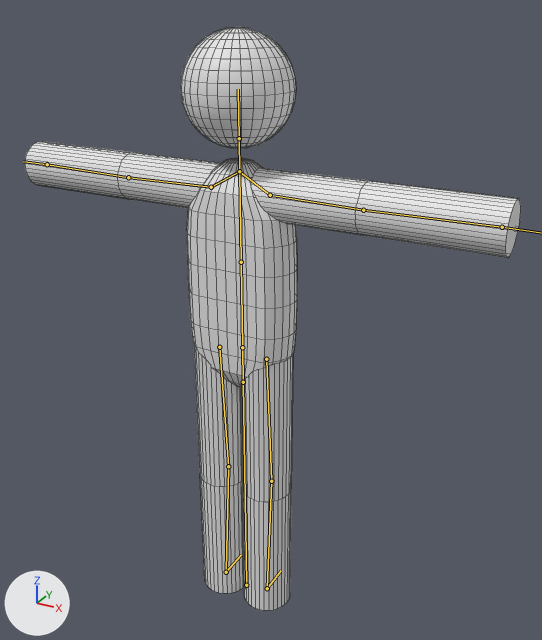
Before and after pictures for a commit that changed the Blender file Content/Resources/Character01-6.blend.
Both versions are drawn from a camera (50 mm lens) standing at (56.8, -93.7, 102.3) and looking at (-2.2, 13.4, 48.7). Arrows for +X, +Y and +Z are at lower left; the lights stay in place. The bones that bend it are drawn over the model as lines. Mesh edges are drawn as thin lines.

Names of what the first picture shows: 'vg.body'.
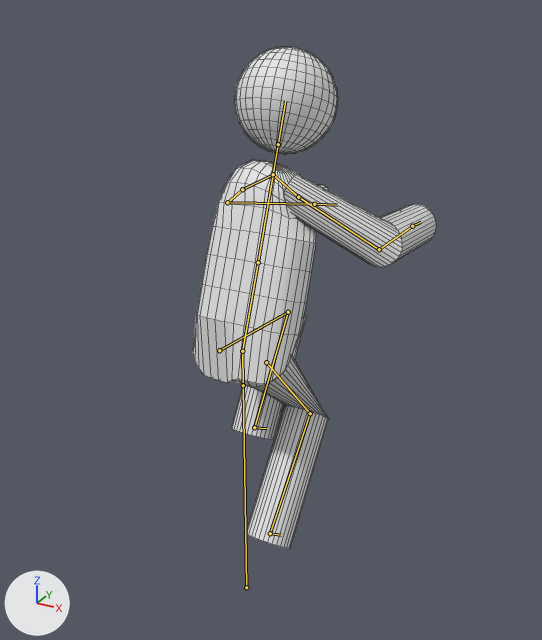
The newer file adds an action. The first version stands in its rest pose; the second is drawn at frame 10 of the action 'jump'.

The change in detail:
Bone 'root' (bone_root) moves from (0.0, 0.0, 0.0) to (0.0, -0.6, 0.0).
Bone 'thigh_r' (bone_thigh_r) turns from (0, 0, 0) to (-39, 0, 0) degrees about its own x, y and z.
Bone 'calf_r' (bone_calf_r) turns from (0, 0, 0) to (77, 0, 0) degrees about its own x, y and z.
Bone 'thigh_l' (bone_thigh_l) turns from (0, 0, 0) to (-81, 0, 0) degrees about its own x, y and z.
Bone 'calf_l' (bone_calf_l) turns from (0, 0, 0) to (112, 0, 0) degrees about its own x, y and z.
Bone 'spine01' (bone_spine01) turns from (0, 0, 0) to (-21, 0, 0) degrees about its own x, y and z.
Bone 'upperarm_r' (bone_upperarm_r) turns from (0, 0, 0) to (-39, 50, -57) degrees about its own x, y and z.
Bone 'lowerarm_r' (bone_lowerarm_r) turns from (0, 0, 0) to (-45, -13, -56) degrees about its own x, y and z.
Bone 'upperarm_l' (bone_upperarm_l) turns from (0, 0, 0) to (-55, 5, 3) degrees about its own x, y and z.
Bone 'lowerarm_l' (bone_lowerarm_l) turns from (0, 0, 0) to (-72, -17, 13) degrees about its own x, y and z.

Location of each change, [x1, y1, x2, y2] in pixels of the pictures (542 x 640 px):
'vg.body', posed (51% narrower, 14% shorter): before [25, 27, 521, 611]; after [192, 47, 436, 548]
bone 'root', root to tip: before (246, 585) to (243, 382); after (246, 587) to (243, 385)
bone 'thigh_r', root to tip: before (266, 359) to (271, 481); after (266, 362) to (310, 413)
bone 'calf_r', root to tip: before (271, 481) to (267, 588); after (310, 413) to (270, 533)
bone 'thigh_l', root to tip: before (219, 347) to (228, 466); after (219, 350) to (288, 312)
bone 'calf_l', root to tip: before (228, 466) to (226, 572); after (288, 312) to (254, 427)
bone 'spine01', root to tip: before (242, 347) to (241, 262); after (242, 351) to (258, 262)
bone 'upperarm_r', root to tip: before (270, 195) to (363, 210); after (298, 197) to (379, 249)
bone 'lowerarm_r', root to tip: before (363, 210) to (502, 227); after (379, 249) to (412, 226)
bone 'upperarm_l', root to tip: before (211, 187) to (128, 177); after (242, 189) to (227, 202)
bone 'lowerarm_l', root to tip: before (128, 177) to (47, 164); after (227, 202) to (314, 204)
